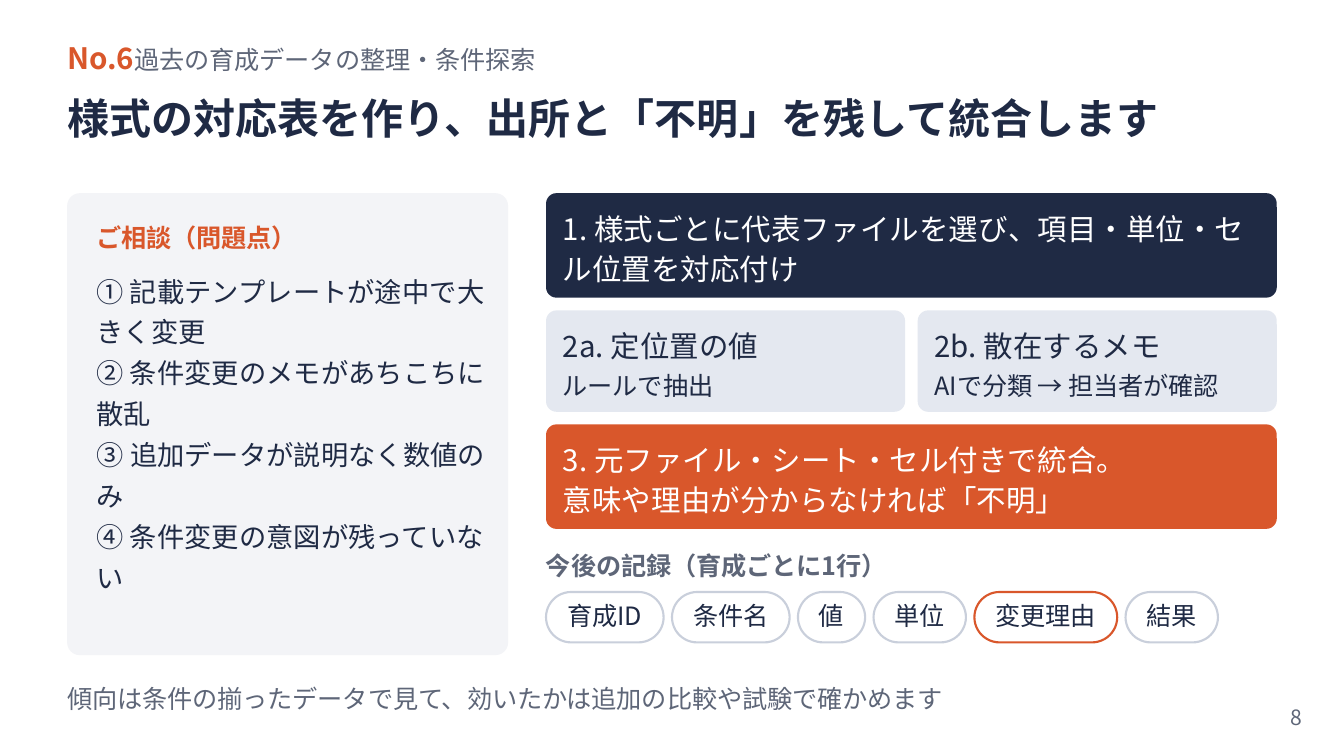
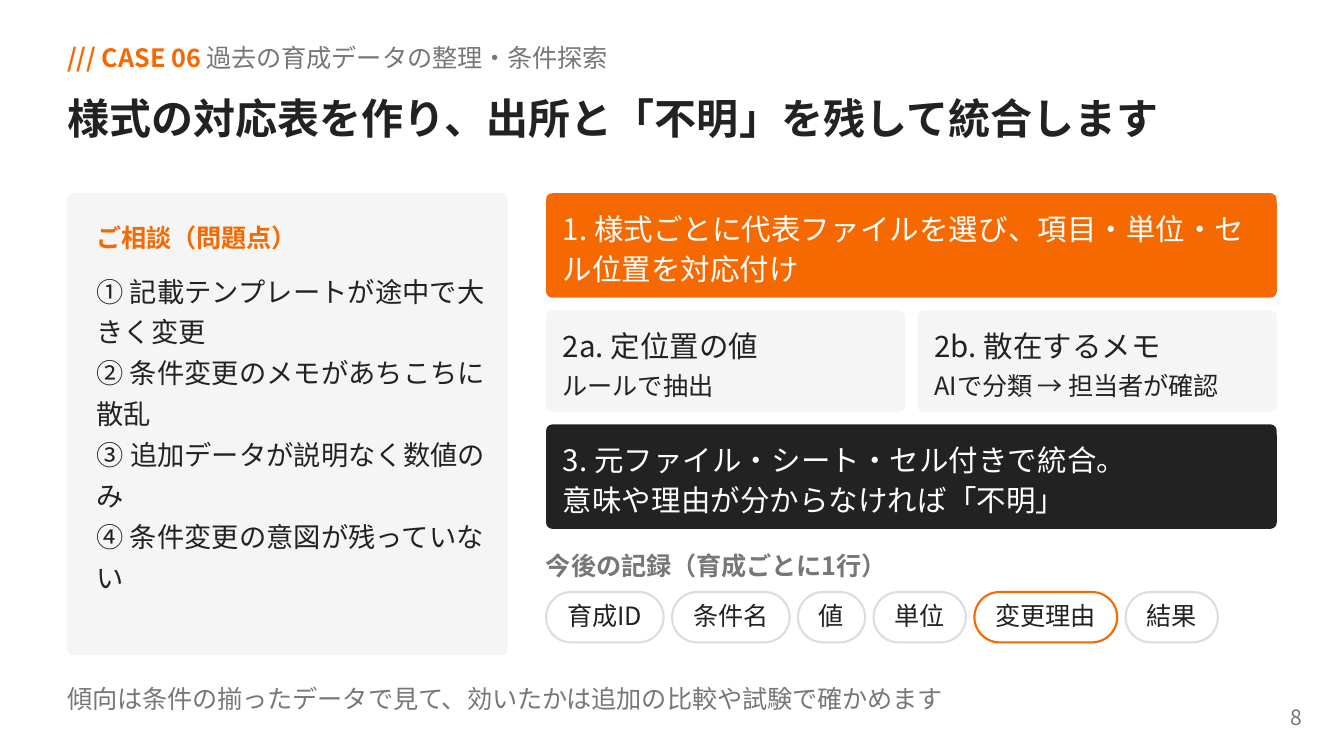
Before and after one commit to yoshiy-dev/yoshiy-dev, a slide deck: slide 8 of outputs/AI活用相談_回答まとめ.pptx. Drawn at 1344x756 pixels with LibreOffice and Linux fonts; fonts in the diff are those of the drawing. Boxes give left, top, right and bottom in pixels: in the first picture for what was removed or moved away, otherwise in the second. Text is boxed around its words. In the diff, an @@ line names an element or a change of style, - is before the commit and + after.

```diff
--- a/outputs/AI活用相談_回答まとめ.pptx
+++ b/outputs/AI活用相談_回答まとめ.pptx
@@ text at (102, 46, 608, 69): text changed; text colour #5E6678 to #777777 @@
-No.6過去の育成データの整理・条件探索
+/// CASE 06 過去の育成データの整理・条件探索
@@ rounded rectangle at (67, 194, 508, 656): fill #F3F4F7 to #F5F5F5; proportions changed @@
@@ rounded rectangle at (546, 194, 1277, 298): fill #1F2A44 to #F66901; proportions changed @@
@@ text "ご相談（問題点）" at (97, 225, 298, 250): text colour #D9572B to #F66901 @@
@@ rounded rectangle at (546, 310, 905, 411): fill #E4E8F0 to #F5F5F5; proportions changed @@
@@ rounded rectangle at (918, 310, 1277, 411): fill #E4E8F0 to #F5F5F5; proportions changed @@
@@ rounded rectangle at (546, 425, 1277, 530): fill #D9572B to #222222; proportions changed @@
@@ rounded rectangle at (974, 591, 1117, 642): outline #D9572B 1.13 pt to #F66901 1.13 pt @@
@@ outline #C9CFDB 1.13 pt to #DDDDDD 1.13 pt in 5 elements at (546, 591, 664, 642), (672, 591, 790, 642), (798, 591, 866, 642), (874, 591, 966, 642), (1126, 591, 1219, 642) @@
@@ text colour #1F2A44 to #222222 in 12 elements at (67, 98, 1158, 138), (97, 279, 485, 589), (563, 332, 759, 360), (563, 374, 714, 397), (934, 332, 1161, 360), (934, 374, 1220, 397), (567, 603, 642, 627), (693, 604, 768, 627), (819, 604, 844, 627), (895, 604, 945, 627), (995, 603, 1095, 627), (1147, 603, 1197, 627) @@
@@ text colour #5E6678 to #777777 in 3 elements at (546, 553, 887, 578), (67, 687, 943, 710), (1290, 709, 1302, 725) @@
```
Also in this commit, not shown: 11 other slides changed, 1 other file.
